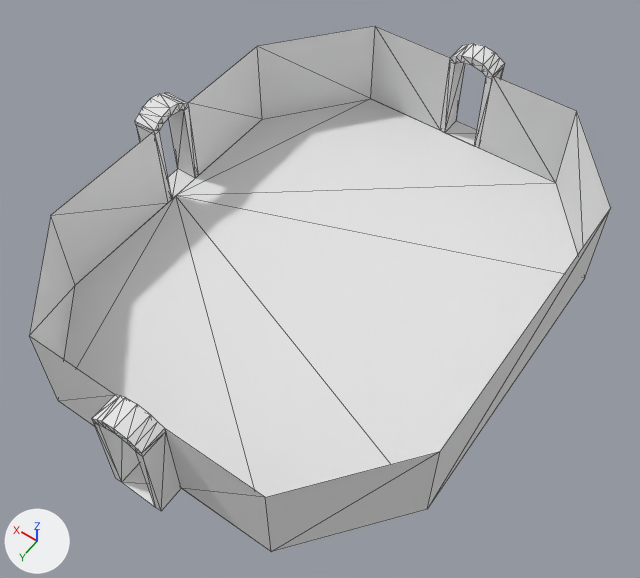
An edit to the OBJ model GameJam2020/Assets/RoomObjs/Dinning Room.obj, drawn before and after from the same camera.
Before and after are seen from a 50 mm camera at (-12.2, 17.8, 25.2) aimed at (-0.4, 1.2, -1.0). The lights are fixed; the arrows at lower left show +X, +Y and +Z. Mesh edges are drawn as thin lines. Where no turn or scale is listed for an object, it has been applied to the vertices.

In view in the first picture: 'Dinning_Room_Cube.004'.
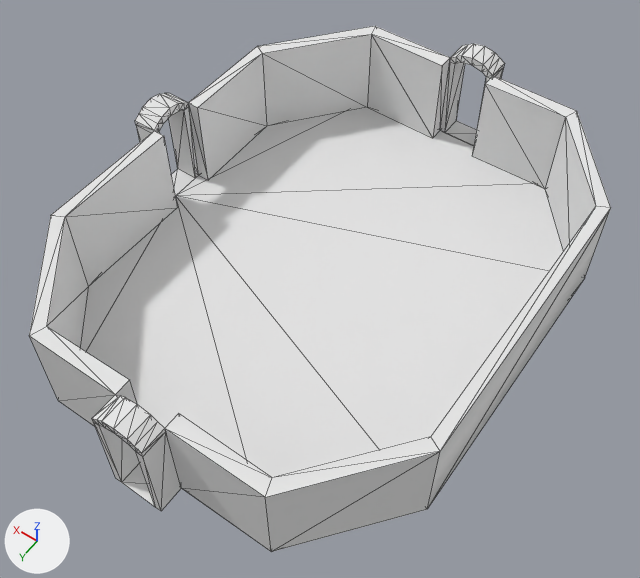
The change in detail:
me_dinning_room_cube_004 is used by ob_dinning_room_cube_004; location (0.0, 0.0, 0.0).
me_dinning_room_cube_004 had 125 vertices, 227 faces and spanned x -8.0..9.0, y -11.0..11.0, z -2.0..2.4.
me_dinning_room_cube_004 now has 153 vertices, 305 faces and spans x -8.0..9.0, y -11.0..11.0, z -2.0..2.4.
Part 1, on me_dinning_room_cube_004:
7 faces are deleted.
28 vertices are added at x -7.5..7.5, y -9.4..9.4, z -2.0..2.0.
85 new faces join them.

Location of each change, (x1, y1, x2, y2) in pixels of the pictures (640 x 578 px):
part 1 of me_dinning_room_cube_004, built on
    before: (64, 99, 578, 497)
    after: (29, 26, 611, 497)
